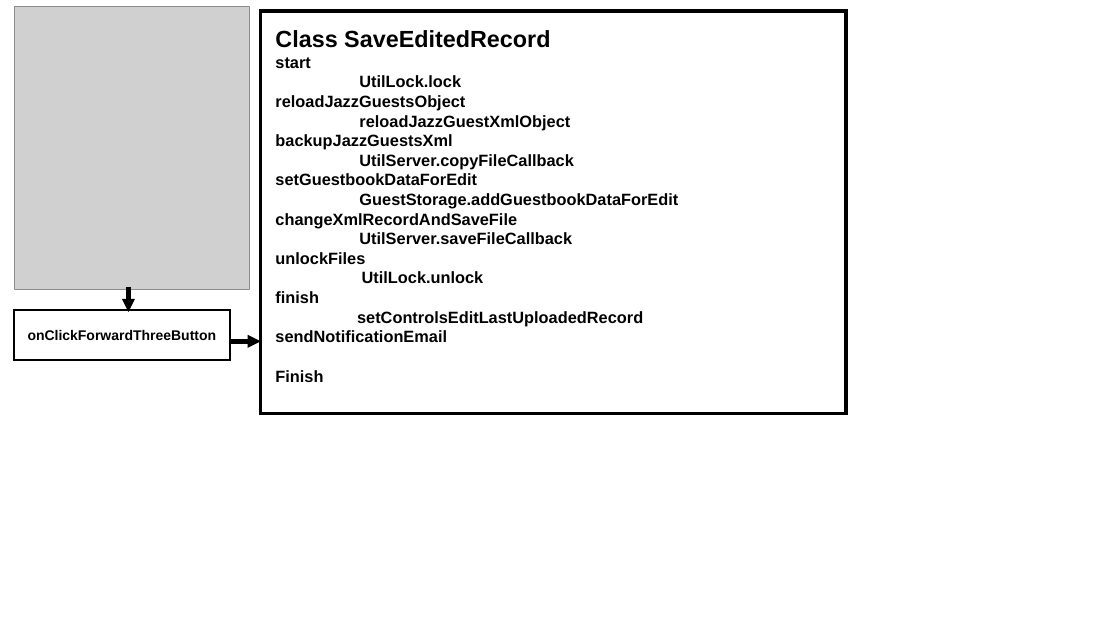
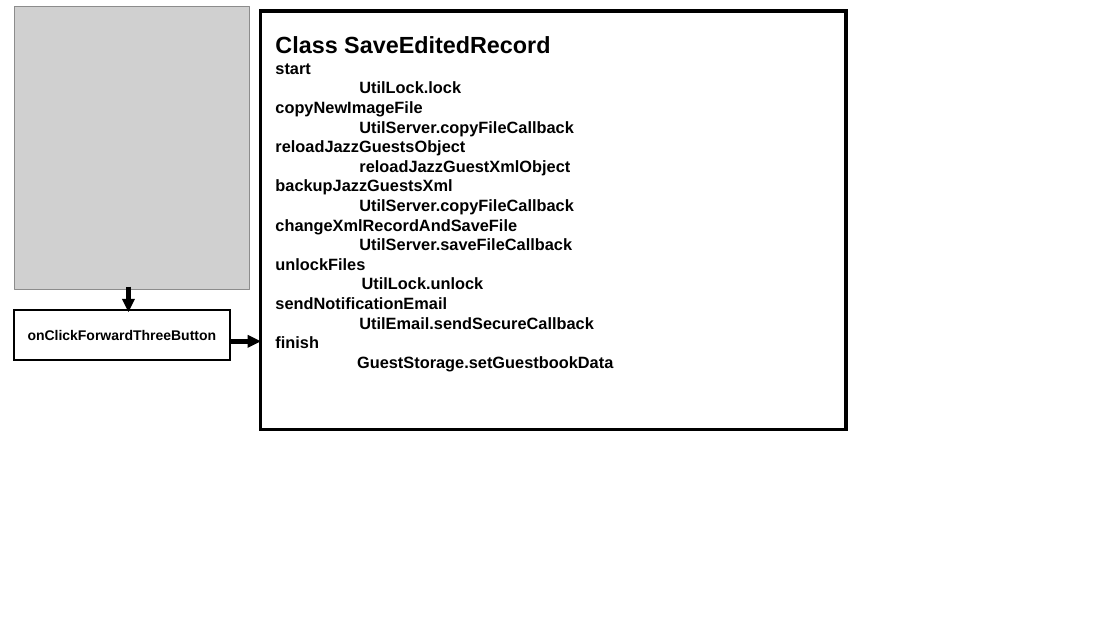
Before and after one commit to JazzLiveAarau/WwwGuestbook, a slide deck: slide 9 of Description/JazzGuestsUpload.pptx. Drawn at 1120x630 pixels with LibreOffice and Linux fonts; fonts in the diff are those of the drawing; grey boxes stand for pictures. Boxes give left, top, right and bottom in pixels: in the first picture for what was removed or moved away, otherwise in the second. Text is boxed around its words. In the diff, an @@ line names an element or a change of style, - is before the commit and + after.

Commit message:
Edit of record implemented without notification email

```diff
--- a/Description/JazzGuestsUpload.pptx
+++ b/Description/JazzGuestsUpload.pptx
@@ rectangle resized from (x1=260, y1=11, x2=846, y2=413) to (x1=260, y1=11, x2=846, y2=429) @@
@@ text at (x1=275, y1=101, x2=573, y2=136): paragraphs added @@
+copyNewImageFile
+UtilServer.copyFileCallback
@@ text at (x1=275, y1=173, x2=678, y2=209): paragraphs removed @@
-setGuestbookDataForEdit
-GuestStorage.addGuestbookDataForEdit
@@ text at (x1=275, y1=297, x2=593, y2=329): paragraphs added @@
+sendNotificationEmail
+UtilEmail.sendSecureCallback
@@ text at (x1=357, y1=356, x2=613, y2=372): text changed @@
-setControlsEditLastUploadedRecord
-sendNotificationEmail
-Finish
+GuestStorage.setGuestbookData
```
Also in this commit, not shown: 3 other files.
